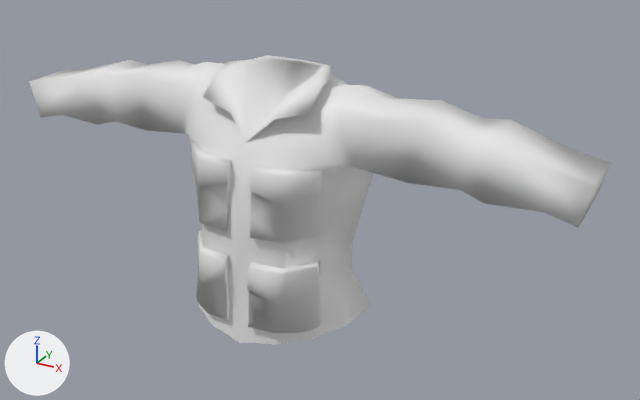
One commit to the FBX model project/Shark and Peach's Military Uniform Improvements/contents/mods/SMUI/media/models_x/skinned/clothes/M_M65.fbx: the scene before it, then after it.
Rendered twice from a 50 mm lens placed at (0.00532, -0.00828, 0.01093), pointed at (0.00049, 0.0005, 0.00655). Arrows for +X, +Y and +Z are at lower left; the lights stay in place. Where no turn or scale is listed for an object, it has been applied to the vertices.

Objects in the first picture: 'Bob_Jacket'.
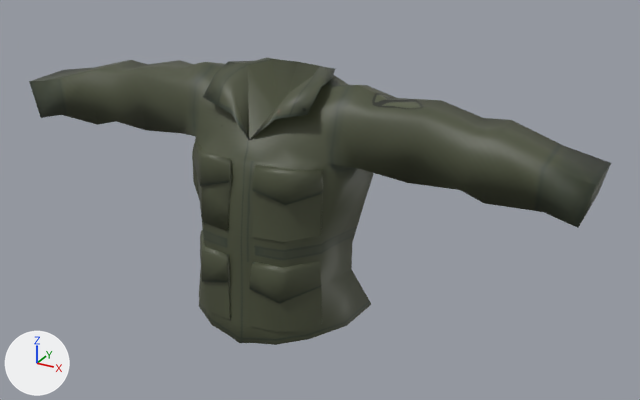
Commit message: Progress on the M65 Jacket

Pixel boxes [x1, y1, x2, y2] of what changed, in the pictures (640 x 400 px):
'Bob_Jacket', surface changed, reshaped
    before: [29, 55, 611, 345]
    after: [29, 58, 611, 345]
part 1 of me_mesh, added (black)
    after: [249, 261, 322, 332]
part 2 of me_mesh, added
    after: [199, 230, 231, 319]
part 3 of me_mesh, added
    after: [252, 165, 323, 242]
part 4 of me_mesh, added
    after: [194, 142, 231, 231]
part 5 of me_mesh, cut back
    before: [166, 55, 598, 333]
    after: [166, 58, 598, 226]
part 6 of me_mesh, surface changed
    both: [29, 60, 611, 228]

The edits, one by one:
Picture 'Jacket_M65_PatchThree.png' (img_jacket_m65_patchthree_png) is new.
In material 'Material.001' (mat_material_001), base_color is no longer (0.8, 0.8, 0.8), white #e7e7e7.
In material 'Material.001' (mat_material_001), texture is now set to img_jacket_m65_patchthree_png.
me_mesh is used by ob_bob_jacket; location (0.0, 0.0, 0.0).
me_mesh had 317 vertices, 473 faces and spanned x -0.00381..0.00381, y -0.00067..0.00116, z 0.00497..0.00818.
me_mesh now has 406 vertices, 507 faces and spans x -0.00381..0.00381, y -0.00064..0.00116, z 0.00497..0.00816.
me_mesh part 1: a new loose piece of 37 vertices spanning x 0.00015..0.00089, y -0.00062..-0.00013, z 0.00524..0.00609, in mat_material_001 (picture img_jacket_m65_patchthree_png).
me_mesh part 2: a new loose piece of 37 vertices spanning x -0.0009..-0.00016, y -0.00062..-0.00013, z 0.00524..0.0061, in mat_material_001 (picture img_jacket_m65_patchthree_png).
me_mesh part 3: a new loose piece of 28 vertices spanning x 0.00017..0.00087, y -0.00055..-0.00011, z 0.00641..0.00727, in mat_material_001 (picture img_jacket_m65_patchthree_png).
me_mesh part 4: a new loose piece of 28 vertices spanning x -0.00091..-0.00017, y -0.00056..-0.00007, z 0.00641..0.00727, in mat_material_001 (picture img_jacket_m65_patchthree_png).
Part 5, on me_mesh:
91 vertices are removed from x -0.001..0.001, y -0.00067..0.00093, z 0.00525..0.00818.
188 faces are deleted.
8 vertices move from x -0.00058..0.0006, y 0.00009..0.00107, z 0.00794..0.00815 to x -0.00053..0.00049, y 0.00017..0.00109, z 0.00794..0.00811.
50 vertices are added at x -0.0037..0.00371, y -0.00042..0.00093, z 0.00711..0.00815.
110 new faces join them.
me_mesh part 6: 104 kept faces spanning x -0.00381..0.00381, y -0.00024..0.00101, z 0.00705..0.00816 get new texture (UV) coordinates.
